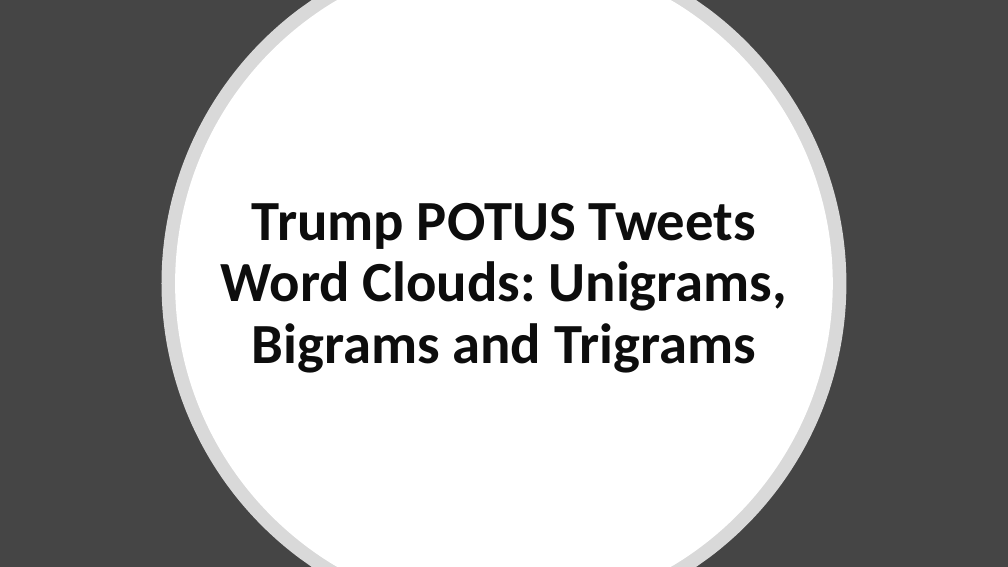
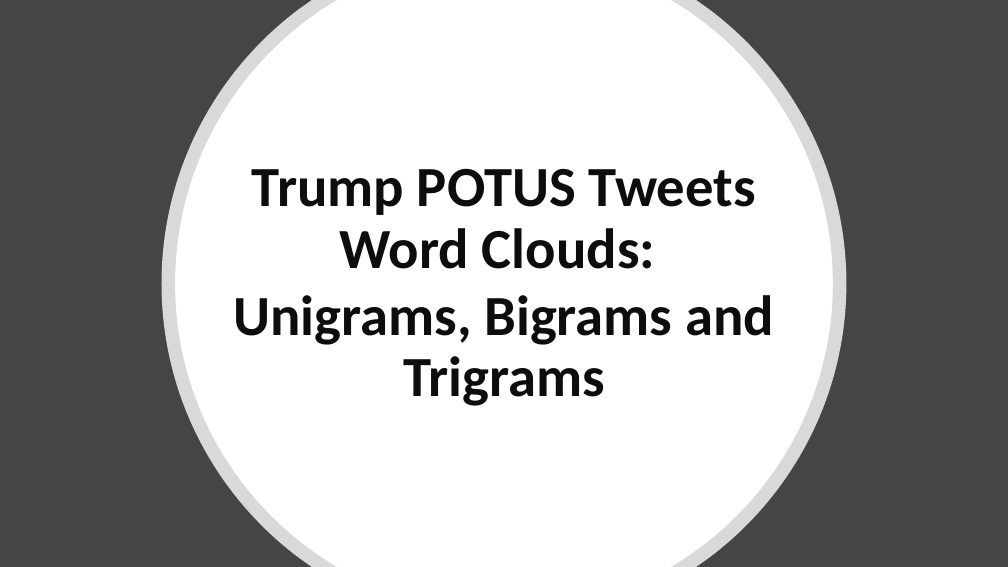
Before and after one commit to stagOak/text_data_eda_trump_potus_tweets, a slide deck: slide 3 of analysisFile.pptx. Drawn at 1008x567 pixels with LibreOffice and Linux fonts; fonts in the diff are those of the drawing. Boxes give left, top, right and bottom in pixels: in the first picture for what was removed or moved away, otherwise in the second. Text is boxed around its words. In the diff, an @@ line names an element or a change of style, - is before the commit and + after.

```diff
--- a/analysisFile.pptx
+++ b/analysisFile.pptx
@@ text at (x1=233, y1=169, x2=774, y2=406): text changed @@
-Trump POTUS Tweets Word Clouds: Unigrams, Bigrams and Trigrams
+Trump POTUS Tweets Word Clouds:
+Unigrams, Bigrams and Trigrams
```
Also in this commit, not shown: 2 other slides changed, 2 slides added, 4 slides removed, 2 other files.
